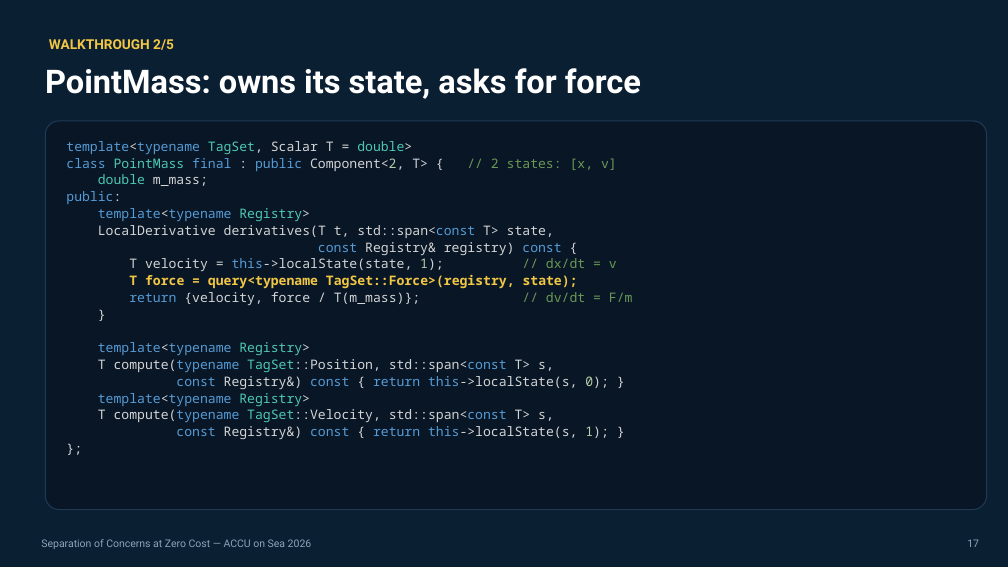
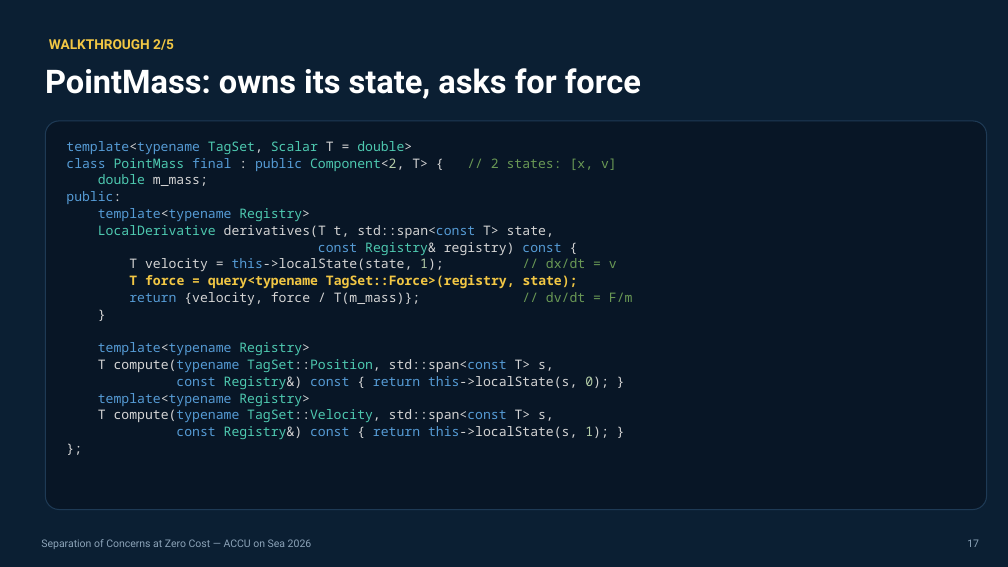
Before and after one commit to jedrzejmichalczyk/accu-on-sea-2026-modular-physics, a slide deck: slide 17 of slides/ACCU-Separation-of-Concerns-at-Zero-Cost.pptx. Drawn at 1008x567 pixels with LibreOffice and Linux fonts; fonts in the diff are those of the drawing. Boxes give left, top, right and bottom in pixels: in the first picture for what was removed or moved away, otherwise in the second. Text is boxed around its words. In the diff, an @@ line names an element or a change of style, - is before the commit and + after.

```diff
--- a/slides/ACCU-Separation-of-Concerns-at-Zero-Cost.pptx
+++ b/slides/ACCU-Separation-of-Concerns-at-Zero-Cost.pptx
@@ text at (66, 141, 617, 439): text colour #D4D4D4 to #4EC9B0 in "Scalar", "Component<2,", "LocalDerivative", "Registry&" and 4 more places @@
```
Also in this commit, not shown: 5 other slides changed, 1 other file.
